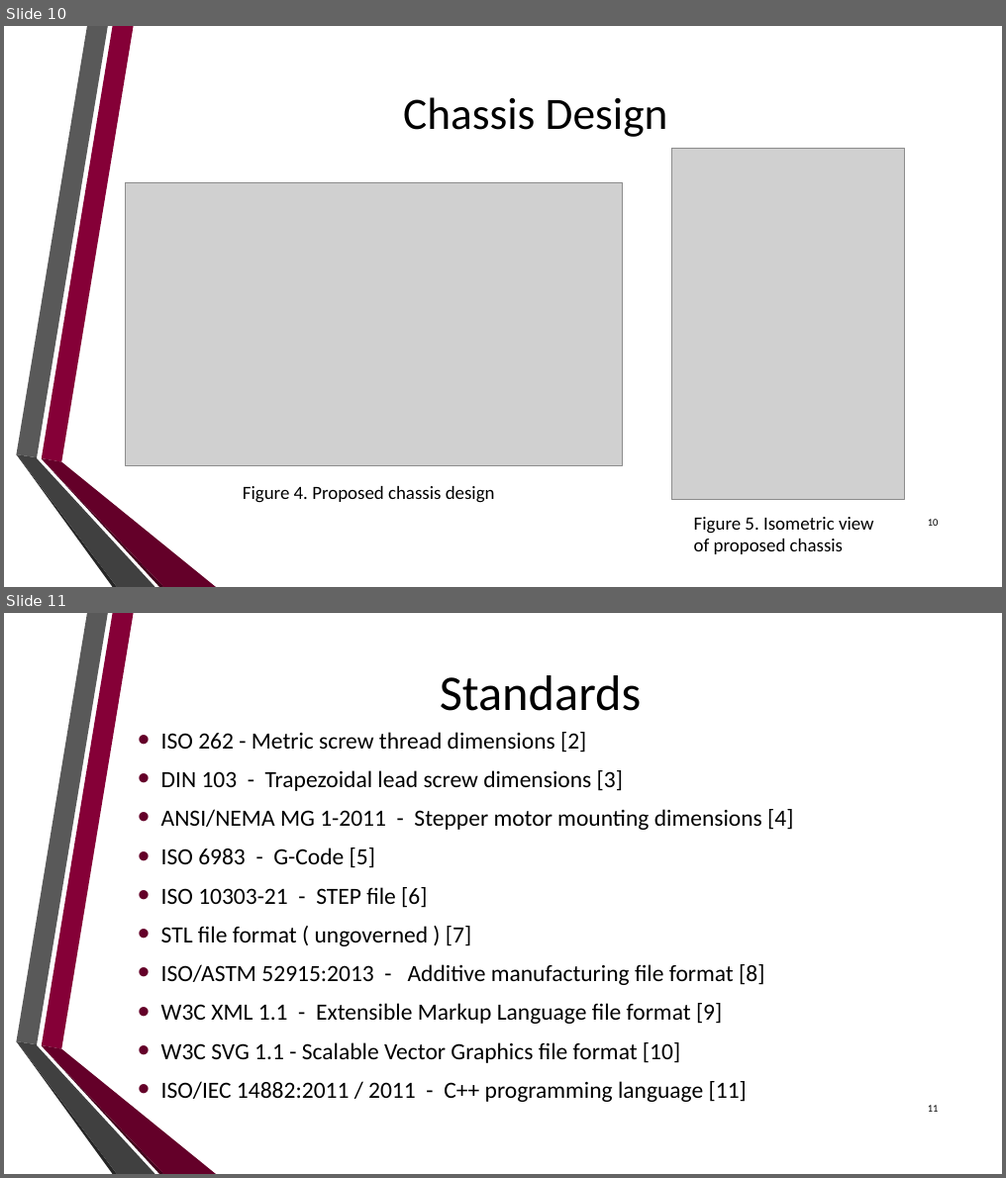
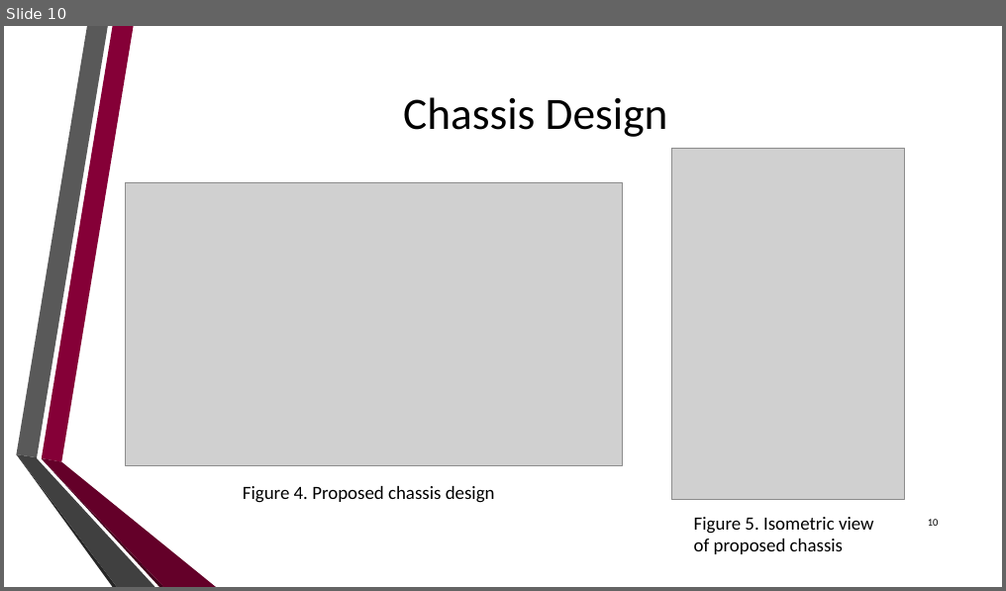
Before and after one commit to dan-olsen/SeniorDesign, a slide deck: Presentations/DesignPres/DesignPres-75.pptx. Shown one above the other, each under a label of ours: slides 10 and 11 before the commit, slide 10 after it. The pictures are 1006x1178 and 1006x591 pixels, drawn with LibreOffice and Linux fonts; fonts in the diff are those of the drawing; grey boxes stand for pictures; background and template pictures are left out. Boxes give left, top, right and bottom in pixels: in the first picture for what was removed or moved away, otherwise in the second. Text is boxed around its words. In the diff, an @@ line names an element or a change of style, - is before the commit and + after.

```diff
--- a/Presentations/DesignPres/DesignPres-75.pptx
+++ b/Presentations/DesignPres/DesignPres-75.pptx
@@ slide 11 removed at <box>4,613,1002,1174</box>, background picture (left out); not listed: 6 template elements that a slide beside it also shows @@
@@ title removed at <box>440,675,642,711</box> @@
-Standards
@@ text removed at <box>161,732,793,1102</box> @@
-• ISO 262 - Metric screw thread dimensions [2]
-• DIN 103 - Trapezoidal lead screw dimensions [3]
-• ANSI/NEMA MG 1-2011 - Stepper motor mounting dimensions [4]
-• ISO 6983 - G-Code [5]
-• ISO 10303-21 - STEP file [6]
-• STL file format ( ungoverned ) [7]
-• ISO/ASTM 52915:2013 - Additive manufacturing file format [8]
-• W3C XML 1.1 - Extensible Markup Language file format [9]
-• W3C SVG 1.1 - Scalable Vector Graphics file format [10]
-• ISO/IEC 14882:2011 / 2011 - C++ programming language [11]
@@ page number removed at <box>928,1105,939,1112</box> @@
-11
```
Also in this commit, not shown: 4 slides changed, 11 slides added, 4 other slides removed.
